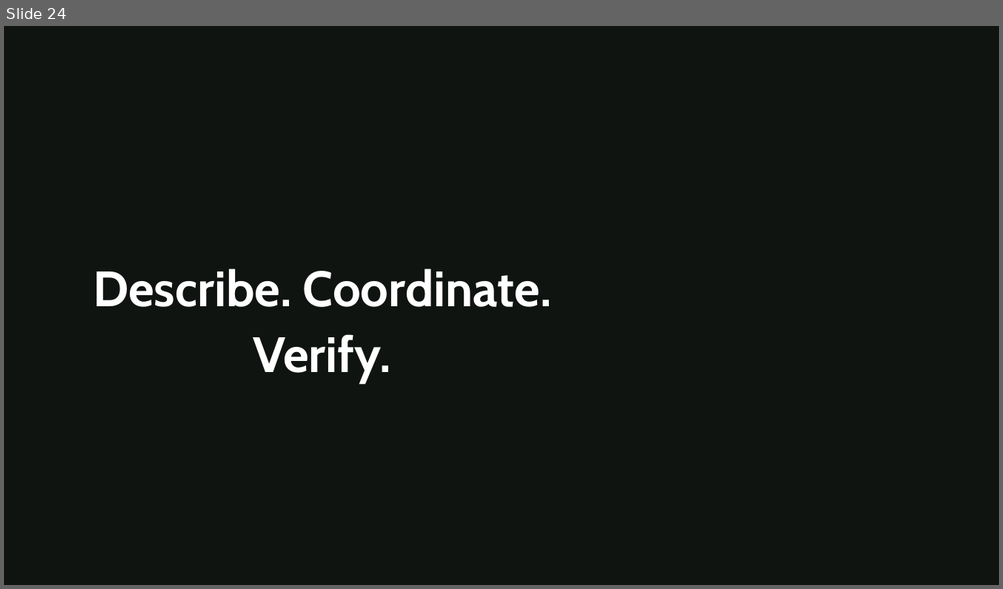
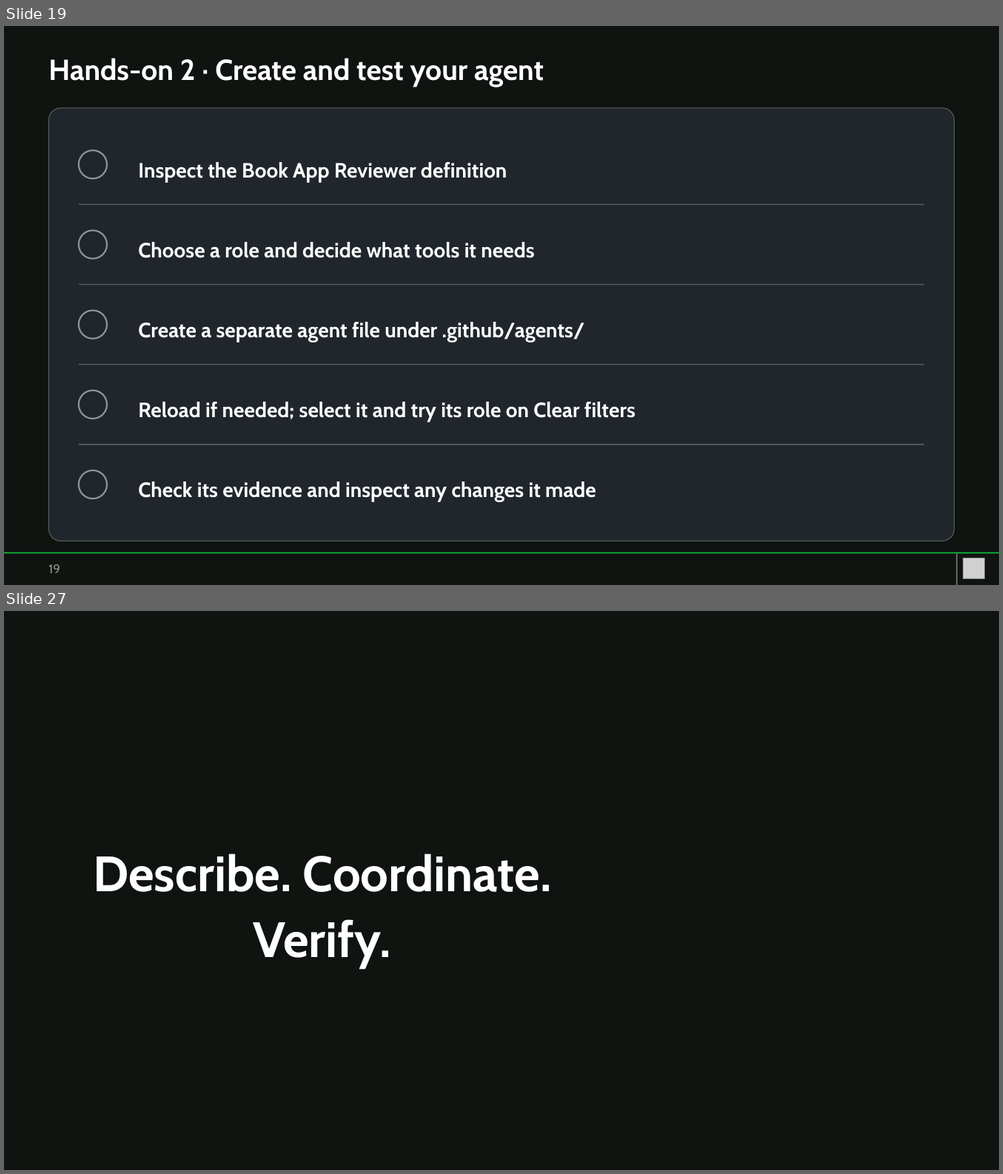
Before and after one commit to YXSSXR-9/copilot-app-for-beginners, a slide deck: workshop/copilot-app-book-app-workshop.pptx. Shown one above the other, each under a label of ours: slide 24 before the commit, slides 19 and 27 after it; the slides between them are not shown. The pictures are 1003x589 and 1003x1174 pixels, drawn with LibreOffice and Linux fonts; fonts in the diff are those of the drawing; grey boxes stand for pictures; background and template pictures are left out; a plain dark background stands for a picture behind light text. Boxes give left, top, right and bottom in pixels: in the first picture for what was removed or moved away, otherwise in the second. Text is boxed around its words. In the diff, an @@ line names an element or a change of style, - is before the commit and + after.

```diff
--- a/workshop/copilot-app-book-app-workshop.pptx
+++ b/workshop/copilot-app-book-app-workshop.pptx
@@ slide 19 added at (4, 26, 999, 585), background #FFFFFF @@
@@ rectangle added at (4, 26, 999, 585), fill #101411 @@
@@ text added at (48, 58, 543, 87), 28 pt, text #FFFFFF, bold @@
+Hands-on 2 · Create and test your agent
@@ rounded rectangle added at (48, 108, 954, 542), fill #20262C, outline #5A615C 0.75 pt @@
@@ rounded rectangle added at (79, 150, 107, 179), outline #909692 1.5 pt @@
@@ text added at (138, 162, 506, 182), 20 pt, text #FFFFFF, bold @@
+Inspect the Book App Reviewer definition
@@ rectangle added at (79, 204, 924, 205), fill #5A615C @@
@@ rounded rectangle added at (79, 230, 107, 259), outline #909692 1.5 pt @@
@@ text added at (138, 242, 534, 258), 20 pt, text #FFFFFF, bold @@
+Choose a role and decide what tools it needs
@@ rectangle added at (79, 284, 924, 285), fill #5A615C @@
@@ rounded rectangle added at (79, 310, 107, 338), outline #909692 1.5 pt @@
@@ text added at (138, 322, 585, 343), 20 pt, text #FFFFFF, bold @@
+Create a separate agent file under .github/agents/
@@ rectangle added at (79, 364, 924, 365), fill #5A615C @@
@@ rounded rectangle added at (79, 391, 107, 419), outline #909692 1.5 pt @@
@@ text added at (138, 402, 635, 423), 20 pt, text #FFFFFF, bold @@
+Reload if needed; select it and try its role on Clear filters
@@ rectangle added at (79, 445, 924, 446), fill #5A615C @@
@@ rounded rectangle added at (79, 471, 107, 499), outline #909692 1.5 pt @@
@@ text added at (138, 482, 596, 503), 20 pt, text #FFFFFF, bold @@
+Check its evidence and inspect any changes it made
@@ rectangle added at (4, 553, 999, 554), fill #0EBE3D @@
@@ rectangle added at (956, 554, 957, 585), fill #909692 @@
@@ text added at (48, 565, 60, 574), 12 pt, text #909692 @@
+19
@@ picture added at (963, 559, 984, 580) @@
@@ what was slide 24 is now slide 27 @@
```
Also in this commit, not shown: 20 slides changed, 4 other slides added, 2 slides removed, 48 other files.
